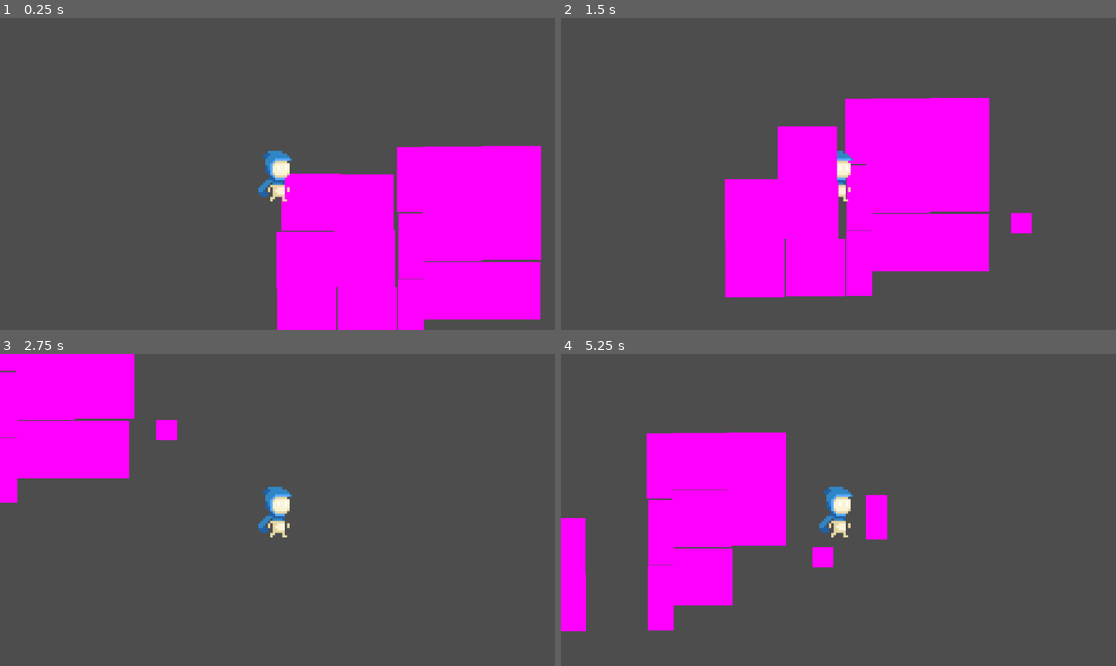
Above: before the commit, frames 1-4 (two rows, left to right).
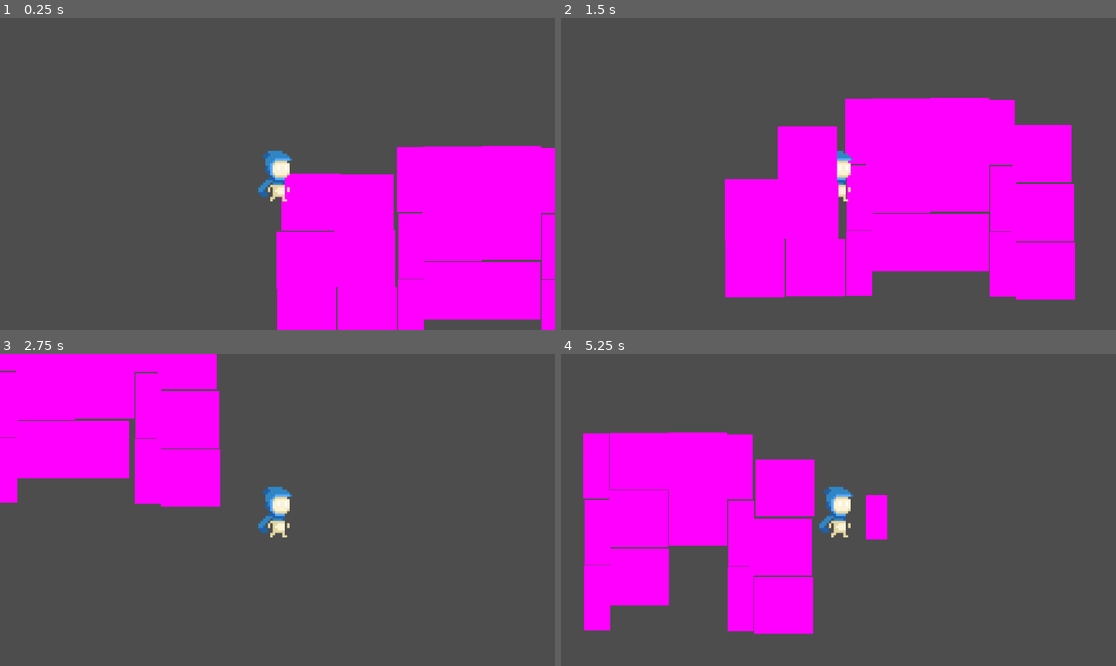
Above: after the commit, the same moments.

Repository: MD-Hamza/ClusterFall
Game: Godot game, scene res://States/PlayState.tscn
Two runs of this game, one before a commit and one after it. Both use one fixed random seed, a clock stepped at 60 frames per second and the inputs below. This scene is started directly instead of the project's main scene.
Inputs (mouse positions are in pixels of both pictures, inside the frame that each line leads up to):
- Up to frame 1 (0.25 s): no input
- Up to frame 2 (1.5 s): tap Enter at 0.5 s; move the mouse to (960, 158) at 0.52 s; hold D (ui_right) 0.53-1.28 s; click (960, 158) at 0.6 s; move the mouse to (727, 189) at 1.27 s; hold S (ui_down) from 1.28 s (still down); right-click (727, 189) at 1.35 s
- Up to frame 3 (2.75 s): move the mouse to (333, 441) at 2.02 s; release S (ui_down) at 2.03 s; hold D (ui_right) from 2.03 s (still down); click (333, 441) at 2.1 s
- Up to frame 4 (5.25 s): move the mouse to (810, 572) at 2.77 s; release D (ui_right) at 2.78 s; hold W (ui_up) 2.78-3.53 s; right-click (810, 572) at 2.85 s; move the mouse to (1005, 556) at 3.52 s; hold A (ui_left) 3.53-5.03 s; click (1005, 556) at 3.6 s; move the mouse to (672, 463) at 4.27 s; right-click (672, 463) at 4.35 s; move the mouse to (866, 510) at 5.02 s; hold S (ui_down) from 5.03 s (still down); click (866, 510) at 5.1 s

The runs differ from the first frame. In frame 1, 1.4% of the frame differs, in the area x 97-100%, y 41-100%; in frame 2, 8.5%; in frame 3, 7.1%; in frame 4, 17%, in the area x 0-50%, y 25-90%.

Commit message:
Update PlayState.tscn

Diff:
--- a/States/PlayState.tscn
+++ b/States/PlayState.tscn
@@ -28,6 +28,24 @@
 
 [node name="Walls" parent="." instance=ExtResource("6_iws00")]
 position = Vector2(275, 12)
+
+[node name="Walls" parent="Walls" instance=ExtResource("6_iws00")]
+position = Vector2(298, 2)
+
+[node name="Walls2" parent="Walls" instance=ExtResource("6_iws00")]
+position = Vector2(301, 140)
+
+[node name="Walls3" parent="Walls" instance=ExtResource("6_iws00")]
+position = Vector2(300, 276)
+
+[node name="Tile7" parent="Walls" instance=ExtResource("2_84226")]
+position = Vector2(328, 231)
+
+[node name="Tile8" parent="Walls" instance=ExtResource("2_84226")]
+position = Vector2(321, -13)
+
+[node name="Tile9" parent="Walls" instance=ExtResource("2_84226")]
+position = Vector2(326, 110)
 
 [node name="Walls2" parent="." instance=ExtResource("6_iws00")]
 position = Vector2(278, 150)
